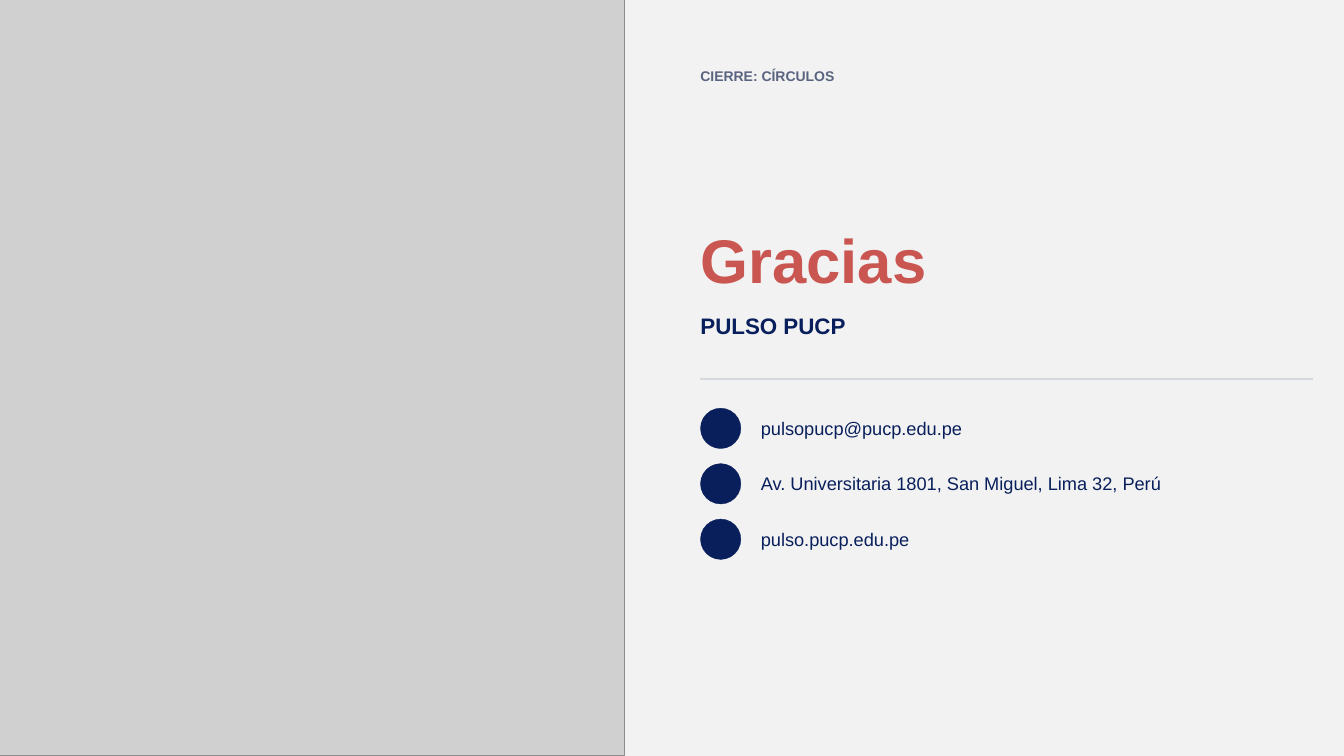
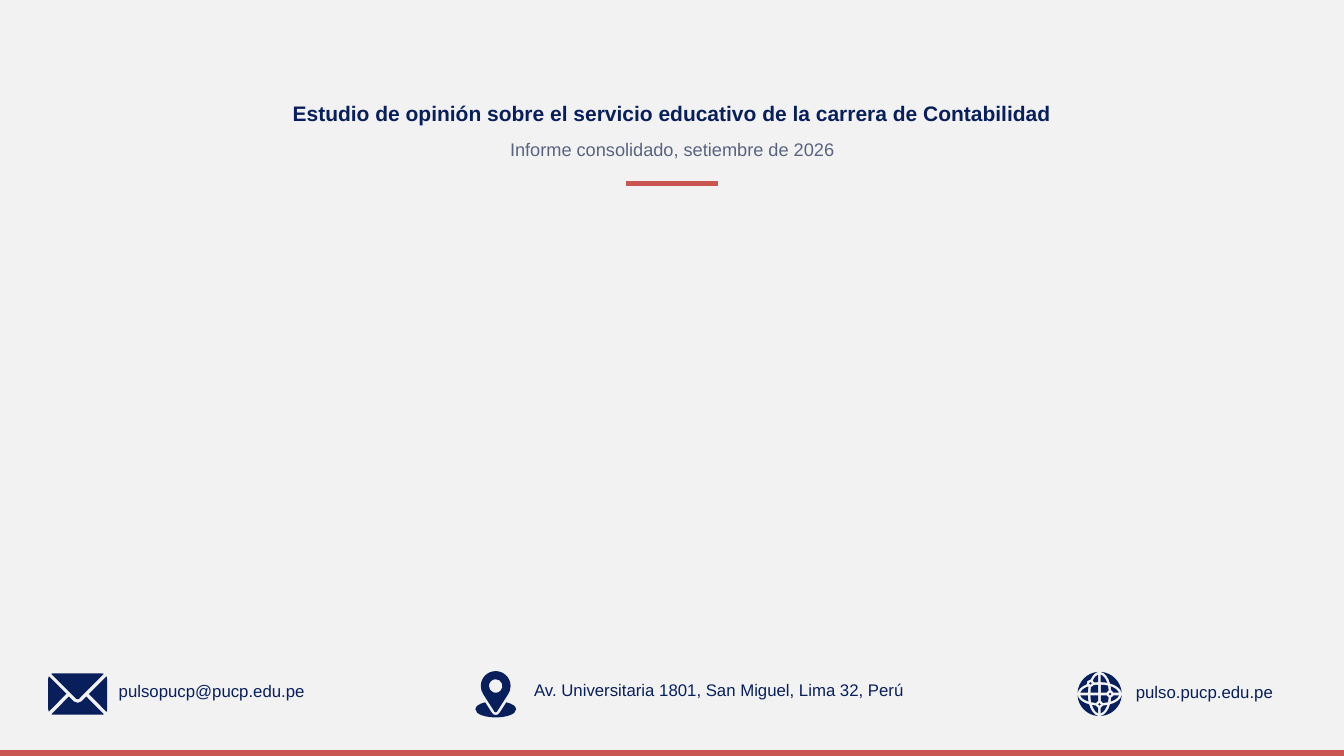
Before and after one commit to GonzaloAlmendariz/prosecnur-app, a slide deck: slide 165 of docs/qa/motor-ppt-2026-10-06/4-recetario/recetario-moderna.pptx. Drawn at 1344x756 pixels with LibreOffice and Linux fonts; fonts in the diff are those of the drawing; grey boxes stand for pictures; background and template pictures are left out. Boxes give left, top, right and bottom in pixels: in the first picture for what was removed or moved away, otherwise in the second. Text is boxed around its words. In the diff, an @@ line names an element or a change of style, - is before the commit and + after.

```diff
--- a/docs/qa/motor-ppt-2026-10-06/4-recetario/recetario-moderna.pptx
+++ b/docs/qa/motor-ppt-2026-10-06/4-recetario/recetario-moderna.pptx
@@ picture removed at <box>0,0,625,756</box> @@
@@ text removed at <box>700,70,835,81</box> @@
-CIERRE: CÍRCULOS
@@ text added at <box>293,105,1050,126</box>, 15 pt, text #081F5C, bold @@
+Estudio de opinión sobre el servicio educativo de la carrera de Contabilidad
@@ text added at <box>510,143,834,158</box>, 13 pt, text #5A6480 @@
+Informe consolidado, setiembre de 2026
@@ rectangle added at <box>627,181,718,186</box>, fill #CA5651, outline #CA5651 0.25 pt @@
@@ text removed at <box>700,238,926,284</box> @@
-Gracias
@@ text removed at <box>700,318,845,335</box> @@
-PULSO PUCP
@@ rectangle removed at <box>701,378,1313,379</box> @@
@@ ellipse removed at <box>701,408,741,449</box> @@
@@ ellipse removed at <box>701,464,741,504</box> @@
@@ ellipse removed at <box>701,519,741,560</box> @@
@@ group added at <box>48,674,107,715</box>: 4 freeform shapes @@
@@ text "pulsopucp@pucp.edu.pe": place and size @@
-text "pulsopucp@pucp.edu.pe" at <box>761,421,962,439</box>
+text "pulsopucp@pucp.edu.pe" at <box>119,685,305,701</box>
@@ freeform shape added at <box>481,671,511,713</box>, fill #081F5C @@
@@ text "Av. Universitaria 1801, San Miguel, ...": place and size @@
-text "Av. Universitaria 1801, San Miguel, ..." at <box>761,476,1161,494</box>
+text "Av. Universitaria 1801, San Miguel, ..." at <box>534,683,903,700</box>
@@ size 13 to 12 pt in 3 elements at <box>119,685,305,701</box>, <box>534,683,903,700</box>, <box>1136,686,1273,702</box> @@
@@ text "pulso.pucp.edu.pe": place and size @@
-text "pulso.pucp.edu.pe" at <box>761,532,909,550</box>
+text "pulso.pucp.edu.pe" at <box>1136,686,1273,702</box>
@@ freeform shape added at <box>476,703,516,718</box>, fill #081F5C @@
@@ group added at <box>1078,673,1122,716</box>: 19 freeform shapes @@
@@ line added from (0, 754) to (1344, 754), #CA5651 4.5 pt @@
```
Also in this commit, not shown: 5 other slides changed, 7 other files.
